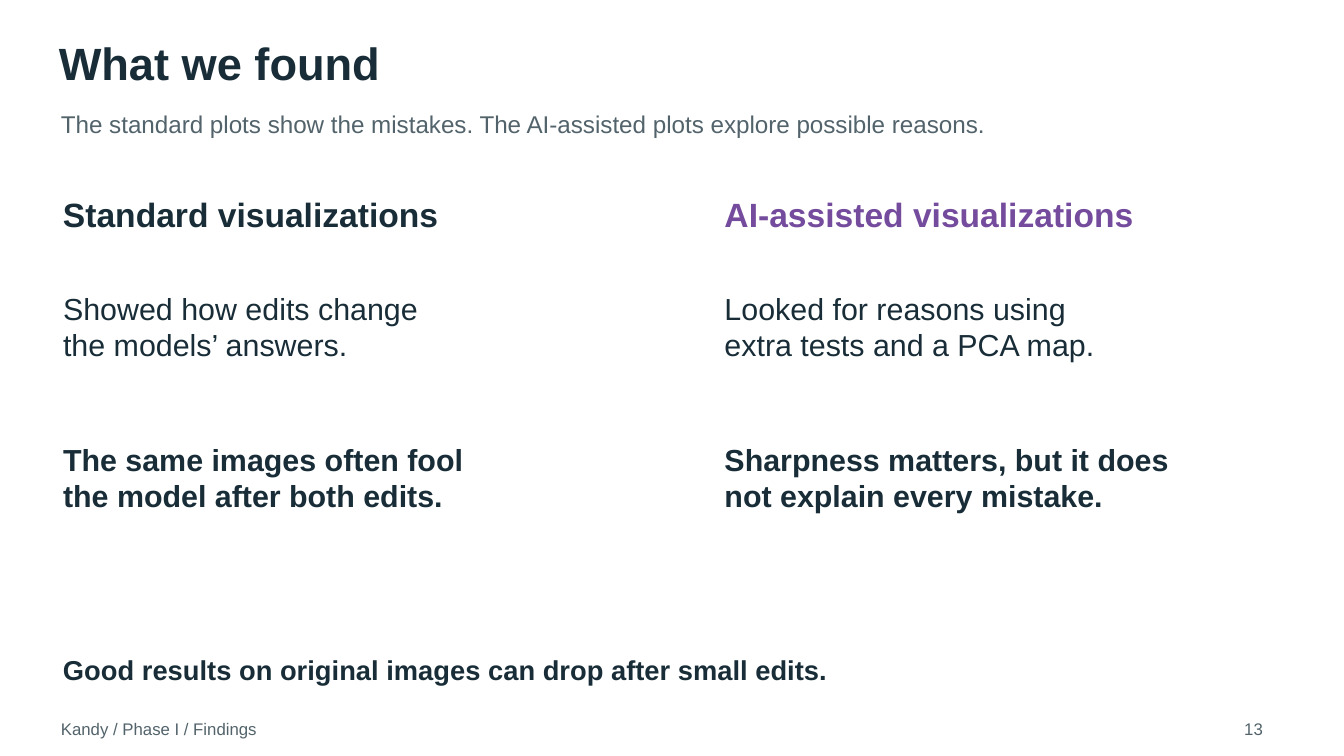
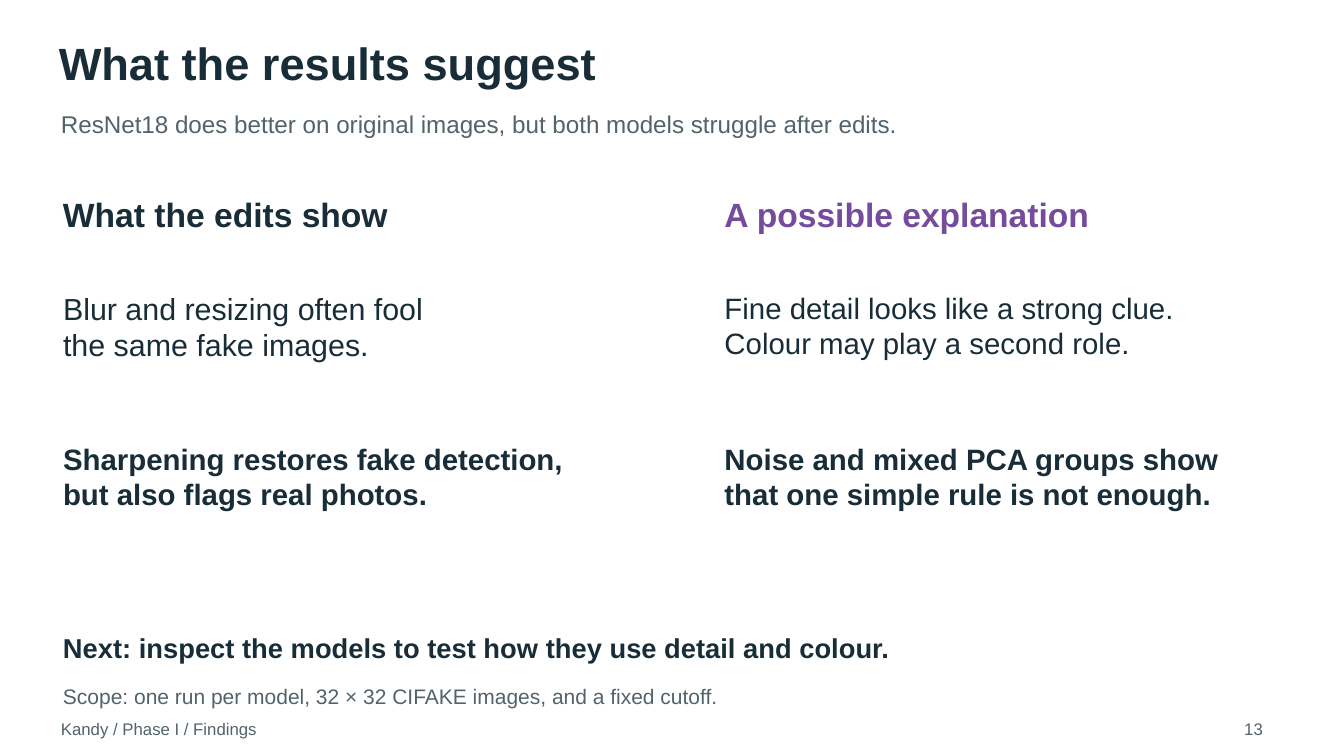
Before and after one commit to adamp-22/kandy_final, a slide deck: slide 13 of presentations/Phase_1_5min.pptx. Drawn at 1344x756 pixels with LibreOffice and Linux fonts; fonts in the diff are those of the drawing. Boxes give left, top, right and bottom in pixels: in the first picture for what was removed or moved away, otherwise in the second. Text is boxed around its words. In the diff, an @@ line names an element or a change of style, - is before the commit and + after.

Commit message:
Update presentation

```diff
--- a/presentations/Phase_1_5min.pptx
+++ b/presentations/Phase_1_5min.pptx
@@ text at [59, 47, 596, 89]: text changed @@
-What we found
+What the results suggest
@@ text at [61, 115, 897, 138]: text changed @@
-The standard plots show the mistakes. The AI-assisted plots explore possible reasons.
+ResNet18 does better on original images, but both models struggle after edits.
@@ text at [63, 202, 388, 228]: text changed @@
-Standard visualizations
+What the edits show
@@ text at [724, 202, 1089, 234]: text changed @@
-AI-assisted visualizations
+A possible explanation
@@ text at [63, 298, 423, 362]: text changed @@
-Showed how edits change
-the models’ answers.
+Blur and resizing often fool
+the same fake images.
@@ text at [724, 297, 1173, 360]: text changed; size 21.8 to 21 pt @@
-Looked for reasons using
-extra tests and a PCA map.
+Fine detail looks like a strong clue.
+Colour may play a second role.
@@ text at [63, 448, 563, 511]: text changed; size 21.8 to 21 pt @@
-The same images often fool
-the model after both edits.
+Sharpening restores fake detection,
+but also flags real photos.
@@ text at [724, 448, 1218, 511]: text changed; size 21.8 to 21 pt @@
-Sharpness matters, but it does
-not explain every mistake.
+Noise and mixed PCA groups show
+that one simple rule is not enough.
@@ text at [63, 638, 889, 663]: text changed @@
-Good results on original images can drop after small edits.
+Next: inspect the models to test how they use detail and colour.
@@ text added at [63, 689, 717, 708], 15 pt, text #52636B @@
+Scope: one run per model, 32 × 32 CIFAKE images, and a fixed cutoff.
```
Also in this commit, not shown: 10 other slides changed, 2 other files.
